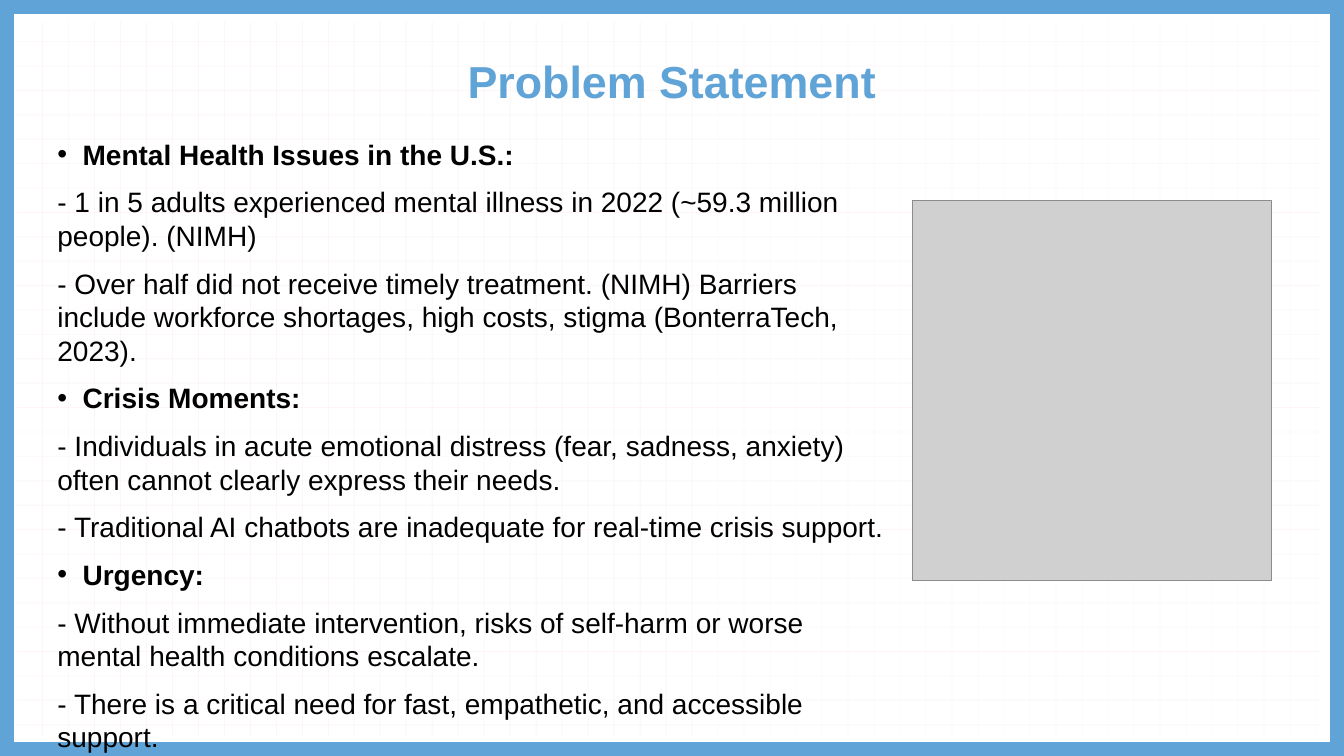
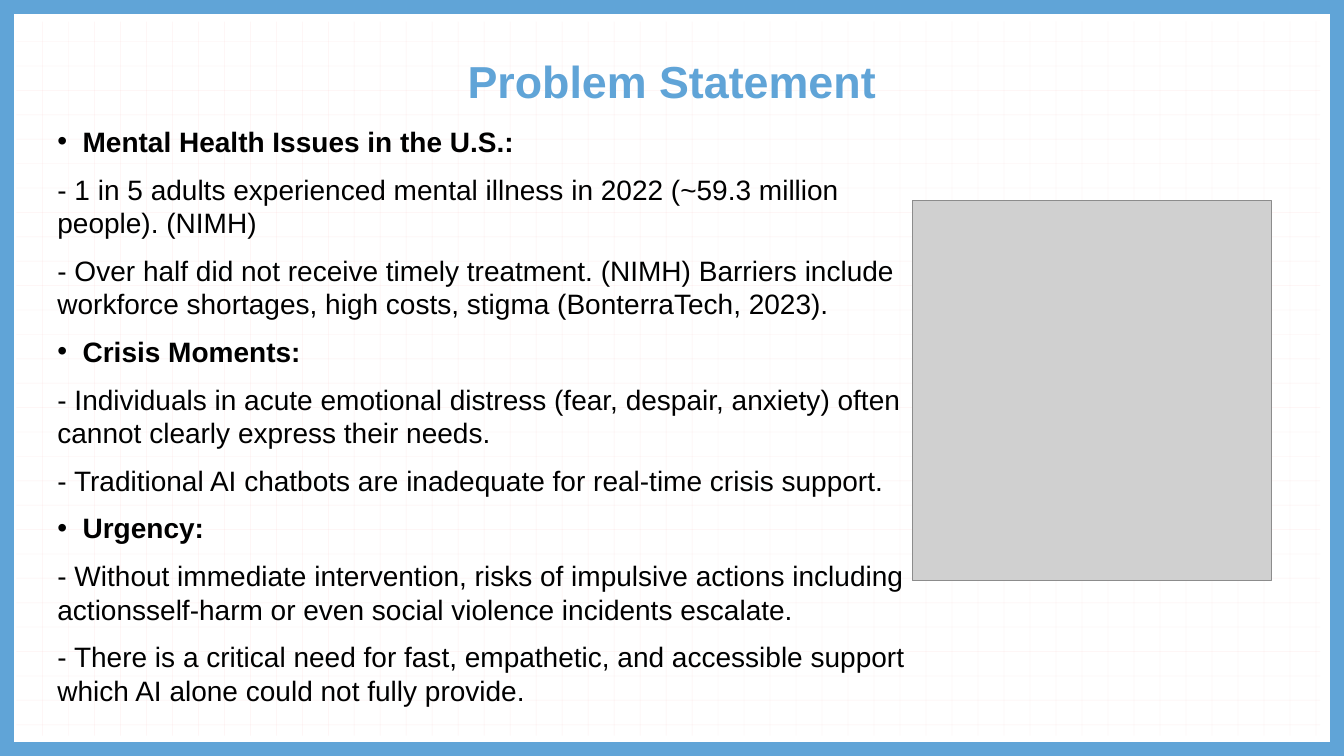
Before and after one commit to hhhh3110/calmbot-project, a slide deck: slide 2 of CalmBot.pptx. Drawn at 1344x756 pixels with LibreOffice and Linux fonts; fonts in the diff are those of the drawing; grey boxes stand for pictures. Boxes give left, top, right and bottom in pixels: in the first picture for what was removed or moved away, otherwise in the second. Text is boxed around its words. In the diff, an @@ line names an element or a change of style, - is before the commit and + after.

```diff
--- a/CalmBot.pptx
+++ b/CalmBot.pptx
@@ text "Mental Health Issues in the ...": place and size @@
-text "Mental Health Issues in the ..." at [57, 144, 883, 753]
+text "Mental Health Issues in the ..." at [57, 131, 904, 706]
@@ text at [57, 389, 900, 448]: text changed @@
-- Individuals in acute emotional distress (fear, sadness, anxiety) often cannot clearly express their needs.
+- Individuals in acute emotional distress (fear, despair, anxiety) often cannot clearly express their needs.
@@ text at [57, 565, 904, 706]: text changed @@
-- Without immediate intervention, risks of self-harm or worse mental health conditions escalate.
-- There is a critical need for fast, empathetic, and accessible support.
+- Without immediate intervention, risks of impulsive actions including actionsself-harm or even social violence incidents escalate.
+- There is a critical need for fast, empathetic, and accessible support which AI alone could not fully provide.
```
Also in this commit, not shown: 1 other slide changed.
